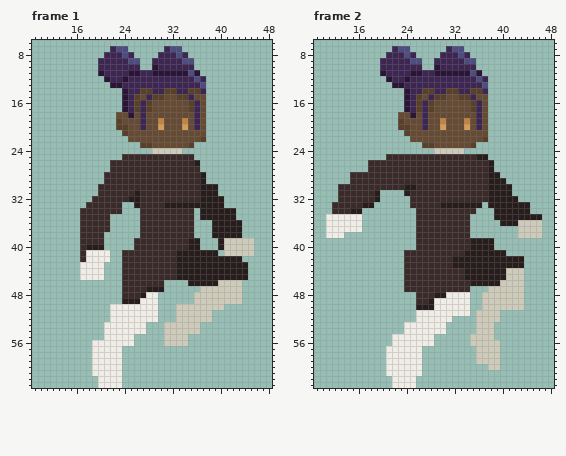
One commit to this pixel-art file: Game Design/Game Assets/Personagens/Protagonista/Bellatrix - pulo/pulo.aseprite. The picture above was drawn from the file before the commit.
64x64 pixels, 3 frames. Shown: frame 1: x 9..48, y 6..63; frame 2: x 9..48, y 6..63. The commit also changed other frames, which this record leaves out.
The same view after the edit:
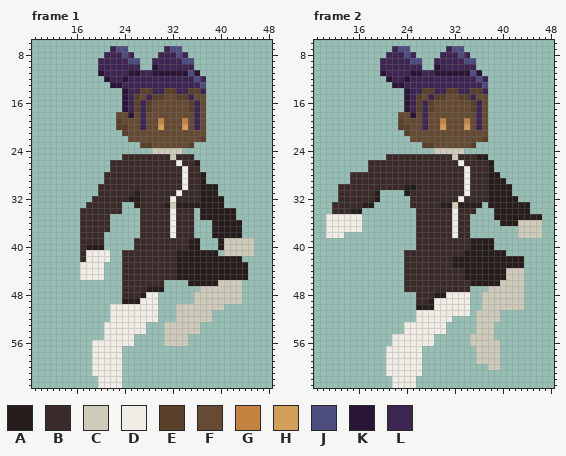
Palette (. is transparent): A #271d1c  B #3a2a2a  C #cecbbb  D #f0ece6  E #59402a  F #654a34  G #c58341  H #d29e5a  J #4d4d80  K #2b1537  L #3e2653
Edits made:
--- frame 1, layer "corpo"
@@ x 30..36 @@
 24 CCCC...
-25 BBBBBB.
-26 BBBBBBA
-27 BBBBBBB
-28 BBBBBBB
-29 BBBBBBB
-30 BBBBBBB
-31 BBBBBBB
-32 BBBBBBB
-33 BAAAAAA
-34 BBBBBB.
-35 BBBBBB.
-36 BBBBBB.
-37 BBBBBB.
-38 BBBBBB.
+25 BBCBBB.
+26 BBBDBBA
+27 BBBBDBB
+28 BBBBDBB
+29 BBBBDBB
+30 BBBBDBB
+31 BBBDBBB
+32 BBDBBBB
+33 BACAAAA
+34 BBDBBB.
+35 BBDBBB.
+36 BBDBBB.
+37 BBDBBB.
+38 BBDBBB.
 39 BBBBBAA
--- frame 2, layer "corpo"
@@ x 30..36 @@
 24 CCCC...
-25 BBBBBBA
-26 BBBBBBB
-27 BBBBBBB
-28 BBBBBBB
-29 BBBBBBB
-30 BBBBBBB
-31 BBBBBBB
-32 BBBBBBB
-33 AAAAAAA
-34 BBBBBB.
-35 BBBBB..
-36 BBBBB..
-37 BBBBB..
-38 BBBBB..
+25 BBCBBBA
+26 BBBDBBB
+27 BBBBDBB
+28 BBBBDBB
+29 BBBBDBB
+30 BBBBDBB
+31 BBBBDBB
+32 BBBDBBB
+33 AACAAAA
+34 BBDBBB.
+35 BBDBB..
+36 BBDBB..
+37 BBDBB..
+38 BBDBB..
 39 BBBBBAA
Pixel boxes of the changes (left, top, right, bottom) in both pictures:
changed: (170, 154, 188, 238)
changed: (452, 154, 470, 238)
